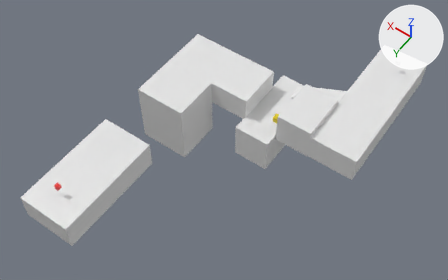
Two versions of the Blender file GlockTheClock/assets/Maps/Level1.blend, one commit apart.
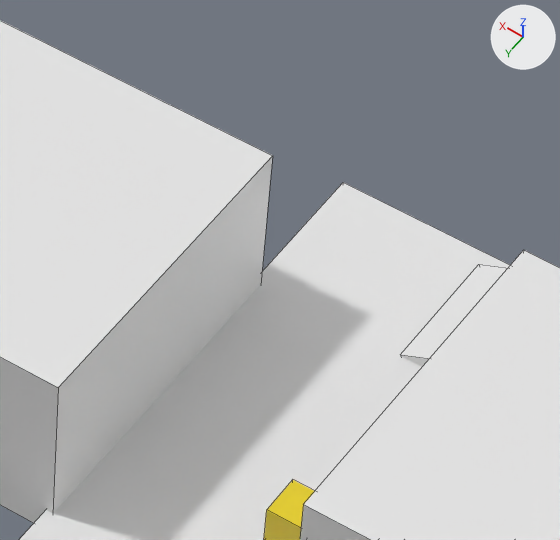
The first picture shows the older version from a camera (50 mm lens) standing at (-67.7, 209.8, 239.8) and looking at (39.8, 59.3, 3.2). The close-ups show both versions on the part from 53% to 69% of the width and 18% to 43% of the height of that picture; other places that the commit changed are outside them. Lighting does not change. The marker at upper right points along +X, +Y and +Z. The close-ups show mesh edges as thin lines.

Before the edit, the objects in view are built like this:
```python
me_cube_002 = bpy.data.meshes.new('Cube.002')
me_cube_002.from_pydata(...)  # a box spanning x -1.0..1.0, y -1.0..1.0, z -1.0..1.0
me_cube_002.materials.append(mat_material_002)  # white #e7e7e7
me_cube_003 = bpy.data.meshes.new('Cube.003')
me_cube_003.from_pydata(...)  # a box spanning x -1.0..1.0, y -1.0..1.0, z -1.0..1.0
me_cube_003.materials.append(mat_material)  # white #e7e7e7
me_cube_007 = bpy.data.meshes.new('Cube.007')
me_cube_007.from_pydata(...)  # a box spanning x -1.0..1.0, y -1.0..1.0, z -1.0..1.0
me_cube_007.materials.append(mat_material_007)  # yellow #e7cf1b
ob_platform_002 = bpy.data.objects.new('Platform.002', me_cube_002)
ob_platform_002.location = (15.11, 10.33, 4.15)
ob_platform_002.rotation_euler = (0.0, 0.436, 0.0)  # degrees (0, 25, 0)
ob_platform_002.scale = (14.2, 5.0, 3.12)
ob_platform_003 = bpy.data.objects.new('Platform.003', me_cube_003)
ob_platform_003.location = (31.44, 26.03, -9.39)
ob_platform_003.scale = (9.38, 21.9, 10.3)
ob_star_000 = bpy.data.objects.new('Star.000', me_cube_007)
ob_star_000.location = (25.02, 35.11, 6.01)
ob_star_000.scale = (1.53, 1.53, 1.53)
# also in view: 'Platform.004' at (64.4, 27.6, 6.0); 'Platform.001' at (12.6, 28.2, 7.1)
```
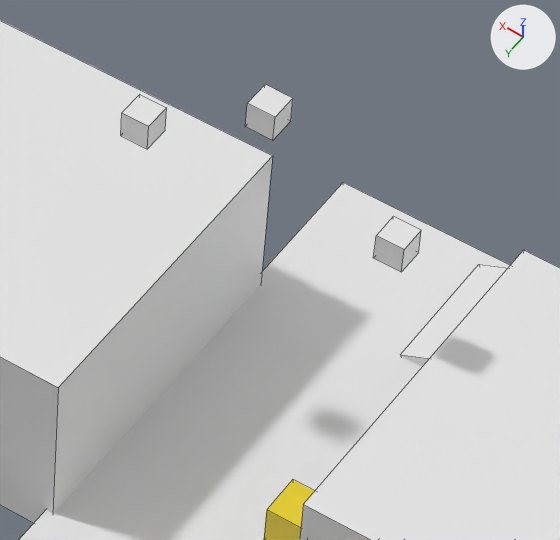
Edits to the scene script, one JSON object a line:
```json
{"op": "add", "block": "me_cube_015", "code": ["me_cube_015 = bpy.data.meshes.new('Cube.015')", "me_cube_015.from_pydata(...)  # a box spanning x -1.0..1.0, y -1.0..1.0, z -1.0..1.0"]}
{"op": "add", "block": "me_cube_014", "code": ["me_cube_014 = bpy.data.meshes.new('Cube.014')", "me_cube_014.from_pydata(...)  # a box spanning x -1.0..1.0, y -1.0..1.0, z -1.0..1.0"]}
{"op": "add", "block": "me_cube_013", "code": ["me_cube_013 = bpy.data.meshes.new('Cube.013')", "me_cube_013.from_pydata(...)  # a box spanning x -1.0..1.0, y -1.0..1.0, z -1.0..1.0"]}
{"op": "add", "block": "ob_cube_005", "code": ["ob_cube_005 = bpy.data.objects.new('Cube.005', me_cube_015)", "ob_cube_005.location = (43.47, 26.33, 23.47)", "ob_cube_005.rotation_euler = (0.0, -1.571, 0.0)  # degrees (0, -90, 0)"]}
{"op": "add", "block": "ob_cube_004", "code": ["ob_cube_004 = bpy.data.objects.new('Cube.004', me_cube_014)", "ob_cube_004.location = (34.63, 26.33, 29.45)"]}
{"op": "add", "block": "ob_cube_003", "code": ["ob_cube_003 = bpy.data.objects.new('Cube.003', me_cube_013)", "ob_cube_003.location = (24.92, 26.33, 23.82)"]}
```

Changed parts and their boxes [x1, y1, x2, y2] in the close-ups (560 x 540 px):
```json
{"object": "Cube.004", "change": "added", "after": [245, 84, 293, 140]}
{"object": "Cube.003", "change": "added", "after": [374, 216, 421, 272]}
{"object": "Cube.005", "change": "added", "after": [121, 95, 167, 149]}
```
